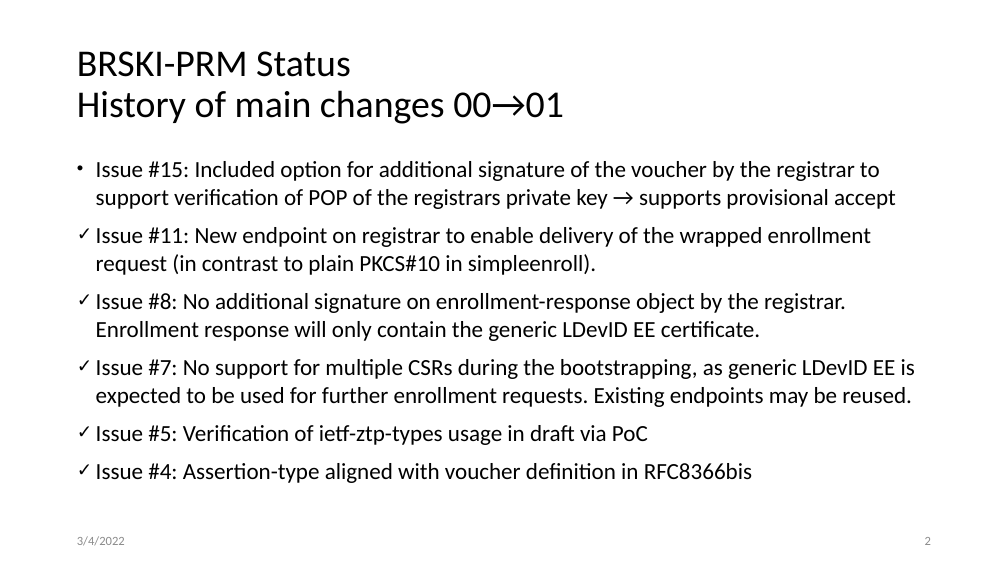
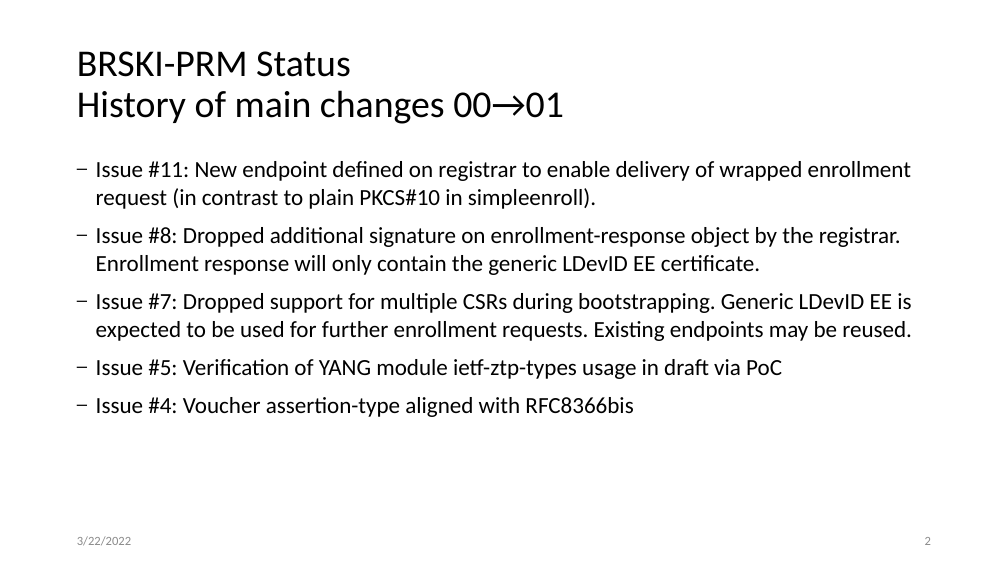
Before and after one commit to anima-wg/anima-brski-prm, a slide deck: slide 2 of presentations/slides-113-BRSKI-PRM.pptx. Drawn at 1008x567 pixels with LibreOffice and Linux fonts; fonts in the diff are those of the drawing. Boxes give left, top, right and bottom in pixels: in the first picture for what was removed or moved away, otherwise in the second. Text is boxed around its words. In the diff, an @@ line names an element or a change of style, - is before the commit and + after.

Commit message:
simplified issue description

```diff
--- a/presentations/slides-113-BRSKI-PRM.pptx
+++ b/presentations/slides-113-BRSKI-PRM.pptx
@@ text at [96,161,912,417]: text changed @@
-• Issue #15: Included option for additional signature of the voucher by the registrar to support verification of POP of the registrars private key → supports provisional accept
-✓ Issue #11: New endpoint on registrar to enable delivery of the wrapped enrollment request (in contrast to plain PKCS#10 in simpleenroll).
-✓ Issue #8: No additional signature on enrollment-response object by the registrar. Enrollment response will only contain the generic LDevID EE certificate.
-✓ Issue #7: No support for multiple CSRs during the bootstrapping, as generic LDevID EE is expected to be used for further enrollment requests. Existing endpoints may be reused.
-✓ Issue #5: Verification of ietf-ztp-types usage in draft via PoC
-✓ Issue #4: Assertion-type aligned with voucher definition in RFC8366bis
+– Issue #11: New endpoint defined on registrar to enable delivery of wrapped enrollment request (in contrast to plain PKCS#10 in simpleenroll).
+– Issue #8: Dropped additional signature on enrollment-response object by the registrar. Enrollment response will only contain the generic LDevID EE certificate.
+– Issue #7: Dropped support for multiple CSRs during bootstrapping. Generic LDevID EE is expected to be used for further enrollment requests. Existing endpoints may be reused.
+– Issue #5: Verification of YANG module ietf-ztp-types usage in draft via PoC
+– Issue #4: Voucher assertion-type aligned with RFC8366bis
@@ text at [77,536,131,546]: text changed @@
-3/4/2022
+3/22/2022
```
Also in this commit, not shown: 5 other slides changed.
